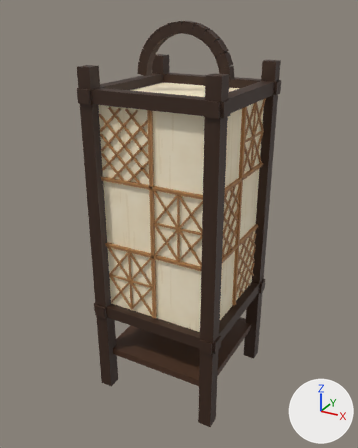
The Blender file blender/andon.blend as it was, and as the next commit left it.
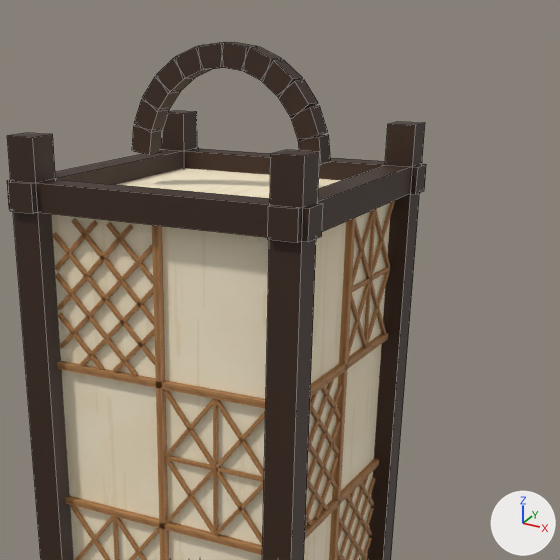
Each version appears first whole from a 50 mm lens placed at (0.363, -0.677, 0.637), pointed at (-0.005, -0.006, 0.302), and next in a close-up on the part from 20% to 97% of the width and 0% to 61% of the height. Lighting does not change. The marker at lower right points along +X, +Y and +Z. The older version's two pictures come first. The close-ups show mesh edges as thin lines.

The first close-up shows 'AndonBarV_back', 'AndonBarV_right', 'AndonHandle0', 'AndonHandle1', 'AndonHandle10', 'AndonHandle11', 'AndonHandle2', 'AndonHandle3', 'AndonHandle4', 'AndonHandle5', 'AndonHandle6', 'AndonHandle7', 'AndonHandle8', 'AndonHandle9', 'AndonPaper_back', 'AndonPaper_right', 'AndonPaper_top', 'AndonPost-11', 'AndonPost1-1', 'AndonPost11', 'AndonRailX-1520', 'AndonRailX1520', 'AndonRailZ-1520', 'AndonRailZ1520' and 72 more.
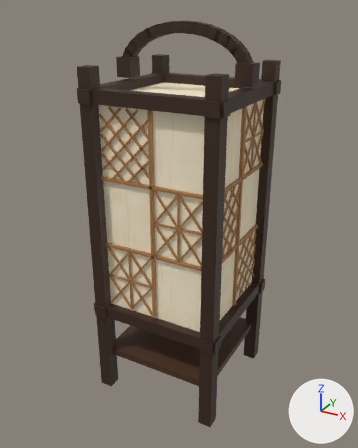
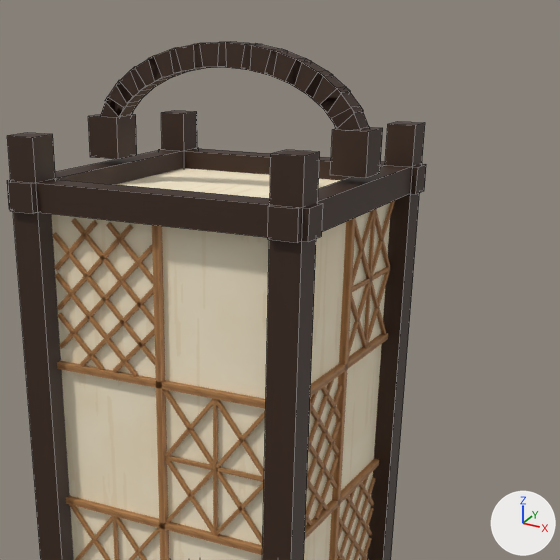
Not visible in the close-ups: 'AndonHandle15'.

Pixel boxes (x1, y1, x2, y2) of what changed, in the close-ups (560 x 560 px):
'AndonHandleFoot1', added
    after: (330, 127, 383, 178)
'AndonHandleFoot-1', added (brown)
    after: (88, 114, 137, 159)
'AndonHandle3', moved
    before: (262, 60, 302, 98)
    after: (306, 71, 351, 113)
'AndonHandle2', moved
    before: (278, 80, 318, 119)
    after: (322, 87, 363, 127)
'AndonHandle4', moved
    before: (241, 47, 282, 82)
    after: (286, 58, 333, 97)
'AndonHandle5', moved
    before: (221, 42, 257, 71)
    after: (265, 49, 312, 86)
'AndonHandle8', moved
    before: (156, 58, 194, 93)
    after: (194, 42, 231, 68)
'AndonHandle10', moved
    before: (134, 99, 169, 133)
    after: (148, 48, 189, 81)
'AndonHandle1', moved
    before: (291, 106, 328, 142)
    after: (333, 106, 369, 130)
'AndonHandle6', moved
    before: (198, 42, 226, 70)
    after: (242, 43, 287, 76)
'AndonHandle9', moved
    before: (143, 76, 180, 112)
    after: (170, 43, 204, 72)
'AndonHandle11', moved
    before: (132, 125, 163, 155)
    after: (130, 56, 170, 90)
'AndonHandle7', moved
    before: (176, 47, 212, 79)
    after: (219, 42, 262, 70)
'AndonHandle0', moved (mostly hidden afterwards)
    before: (298, 135, 331, 165)
    after: (356, 127, 370, 130)
'AndonHandle12', added (brown)
    after: (116, 68, 153, 103)
'AndonHandle13', added (brown)
    after: (105, 80, 141, 116)
'AndonHandle14', added
    after: (101, 98, 133, 117)

The change, as a diff of the scene's bpy script:
```diff
--- a/blender/andon.blend.py
+++ b/blender/andon.blend.py
@@ me_cube_028_1 @@
+me_cube_028_1.from_pydata([(0.0093, 0.008, 0.0075), (0.0064, 0.008, -0.0101), (-0.0064, 0.008, 0.0101), (-0.0093, 0.008, -0.0075), (0.0093, -0.008, 0.0075), (0.0064, -0.008, -0.0101), (-0.0064, -0.008, 0.0101), (-0.0093, -0.008, -0.0075)], [], [(0, 1, 3, 2), (2, 3, 7, 6), (6, 7, 5, 4), (4, 5, 1, 0), (2, 6, 4, 0), (7, 3, 1, 5)])
+me_cube_028_1.materials.append(mat_andonframe)  # brown #3a2416
@@ me_cube_027_1 @@
+me_cube_027_1.from_pydata([(0.0113, 0.008, 0.0047), (0.0029, 0.008, -0.0119), (-0.0029, 0.008, 0.0119), (-0.0113, 0.008, -0.0047), (0.0113, -0.008, 0.0047), (0.0029, -0.008, -0.0119), (-0.0029, -0.008, 0.0119), (-0.0113, -0.008, -0.0047)], [], [(0, 1, 3, 2), (2, 3, 7, 6), (6, 7, 5, 4), (4, 5, 1, 0), (2, 6, 4, 0), (7, 3, 1, 5)])
+me_cube_027_1.materials.append(mat_andonframe)  # brown #3a2416
@@ me_cube_026_1 @@
+me_cube_026_1.from_pydata([(0.0126, 0.008, 0.0021), (-0.0006, 0.008, -0.0127), (0.0006, 0.008, 0.0127), (-0.0126, 0.008, -0.0021), (0.0126, -0.008, 0.0021), (-0.0006, -0.008, -0.0127), (0.0006, -0.008, 0.0127), (-0.0126, -0.008, -0.0021)], [], [(0, 1, 3, 2), (2, 3, 7, 6), (6, 7, 5, 4), (4, 5, 1, 0), (2, 6, 4, 0), (7, 3, 1, 5)])
+me_cube_026_1.materials.append(mat_andonframe)  # brown #3a2416
@@ me_cube_025_1 @@
+me_cube_025_1.from_pydata([(0.0134, 0.008, -0.0001), (-0.0039, 0.008, -0.0128), (0.0039, 0.008, 0.0128), (-0.0134, 0.008, 0.0001), (0.0134, -0.008, -0.0001), (-0.0039, -0.008, -0.0128), (0.0039, -0.008, 0.0128), (-0.0134, -0.008, 0.0001)], [], [(0, 1, 3, 2), (2, 3, 7, 6), (6, 7, 5, 4), (4, 5, 1, 0), (2, 6, 4, 0), (7, 3, 1, 5)])
+me_cube_025_1.materials.append(mat_andonframe)  # brown #3a2416
@@ ob_andonhandle0 @@
 ob_andonhandle0.parent = ob_andon
-ob_andonhandle0.location = (0.0688, 0.0, 0.549)
+ob_andonhandle0.location = (0.099, 0.0, 0.556)
@@ ob_andonhandle1 @@
 ob_andonhandle1.parent = ob_andon
-ob_andonhandle1.location = (0.0641, 0.0, 0.567)
+ob_andonhandle1.location = (0.0952, 0.0, 0.567)
@@ ob_andonhandle2 @@
 ob_andonhandle2.parent = ob_andon
-ob_andonhandle2.location = (0.0551, 0.0, 0.582)
+ob_andonhandle2.location = (0.0878, 0.0, 0.578)
@@ ob_andonhandle3 @@
 ob_andonhandle3.parent = ob_andon
-ob_andonhandle3.location = (0.0422, 0.0, 0.595)
+ob_andonhandle3.location = (0.0769, 0.0, 0.588)
@@ ob_andonhandle4 @@
 ob_andonhandle4.parent = ob_andon
-ob_andonhandle4.location = (0.0266, 0.0, 0.604)
+ob_andonhandle4.location = (0.0631, 0.0, 0.596)
@@ ob_andonhandle5 @@
 ob_andonhandle5.parent = ob_andon
-ob_andonhandle5.location = (0.00906, 0.0, 0.609)
+ob_andonhandle5.location = (0.0469, 0.0, 0.603)
@@ ob_andonhandle6 @@
 ob_andonhandle6.parent = ob_andon
-ob_andonhandle6.location = (-0.00906, 0.0, 0.609)
+ob_andonhandle6.location = (0.0289, 0.0, 0.607)
@@ ob_andonhandle7 @@
 ob_andonhandle7.parent = ob_andon
-ob_andonhandle7.location = (-0.0266, 0.0, 0.604)
+ob_andonhandle7.location = (0.00975, 0.0, 0.609)
@@ ob_andonhandle8 @@
 ob_andonhandle8.parent = ob_andon
-ob_andonhandle8.location = (-0.0422, 0.0, 0.595)
+ob_andonhandle8.location = (-0.00975, 0.0, 0.609)
@@ ob_andonhandle9 @@
 ob_andonhandle9.parent = ob_andon
-ob_andonhandle9.location = (-0.0551, 0.0, 0.582)
+ob_andonhandle9.location = (-0.0289, 0.0, 0.607)
@@ ob_andonhandle10 @@
 ob_andonhandle10.parent = ob_andon
-ob_andonhandle10.location = (-0.0641, 0.0, 0.567)
+ob_andonhandle10.location = (-0.0469, 0.0, 0.603)
@@ ob_andonhandle11 @@
 ob_andonhandle11.parent = ob_andon
-ob_andonhandle11.location = (-0.0688, 0.0, 0.549)
+ob_andonhandle11.location = (-0.0631, 0.0, 0.596)
@@ ob_andonhandlefoot1 @@
+ob_andonhandlefoot1 = bpy.data.objects.new('AndonHandleFoot1', me_cube_030_1)  # a box spanning x -0.013..0.013, y -0.013..0.013, z -0.015..0.015; in mat_andonframe (brown #3a2416)
+ob_andonhandlefoot1.parent = ob_andon
+ob_andonhandlefoot1.location = (0.1, 0.0, 0.55)
@@ ob_andonhandlefoot_1 @@
+ob_andonhandlefoot_1 = bpy.data.objects.new('AndonHandleFoot-1', me_cube_030_1.copy())
+ob_andonhandlefoot_1.parent = ob_andon
+ob_andonhandlefoot_1.location = (-0.1, 0.0, 0.55)
@@ ob_andonhandle15 @@
+ob_andonhandle15 = bpy.data.objects.new('AndonHandle15', me_cube_028_1)
+ob_andonhandle15.parent = ob_andon
+ob_andonhandle15.location = (-0.099, 0.0, 0.556)
@@ ob_andonhandle14 @@
+ob_andonhandle14 = bpy.data.objects.new('AndonHandle14', me_cube_027_1)
+ob_andonhandle14.parent = ob_andon
+ob_andonhandle14.location = (-0.0952, 0.0, 0.567)
@@ ob_andonhandle13 @@
+ob_andonhandle13 = bpy.data.objects.new('AndonHandle13', me_cube_026_1)
+ob_andonhandle13.parent = ob_andon
+ob_andonhandle13.location = (-0.0878, 0.0, 0.578)
@@ ob_andonhandle12 @@
+ob_andonhandle12 = bpy.data.objects.new('AndonHandle12', me_cube_025_1)
+ob_andonhandle12.parent = ob_andon
+ob_andonhandle12.location = (-0.0769, 0.0, 0.588)
```
